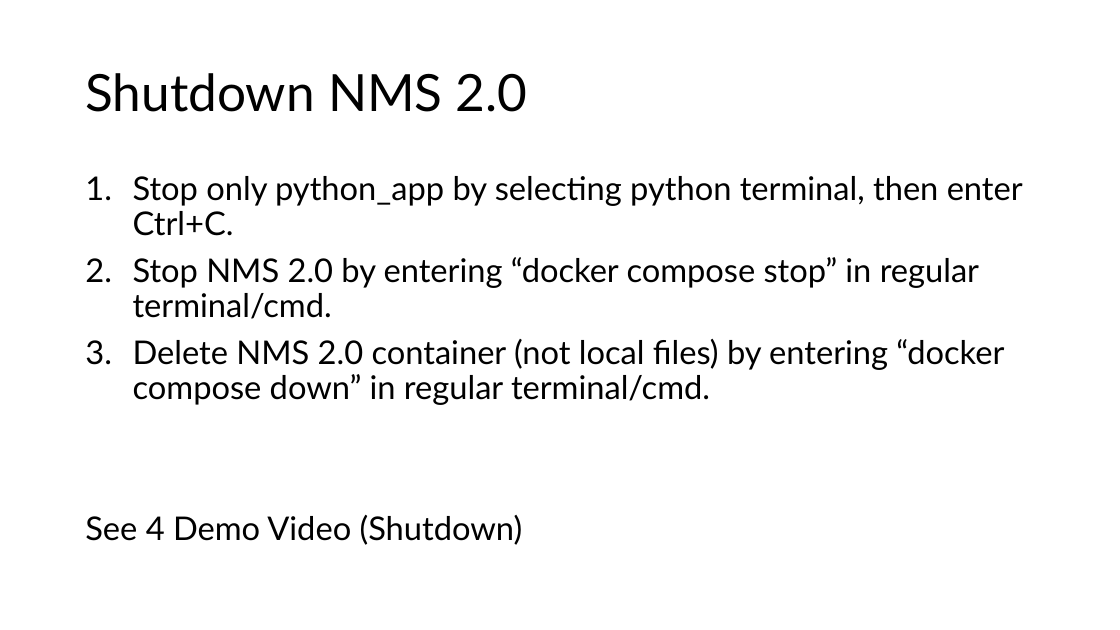
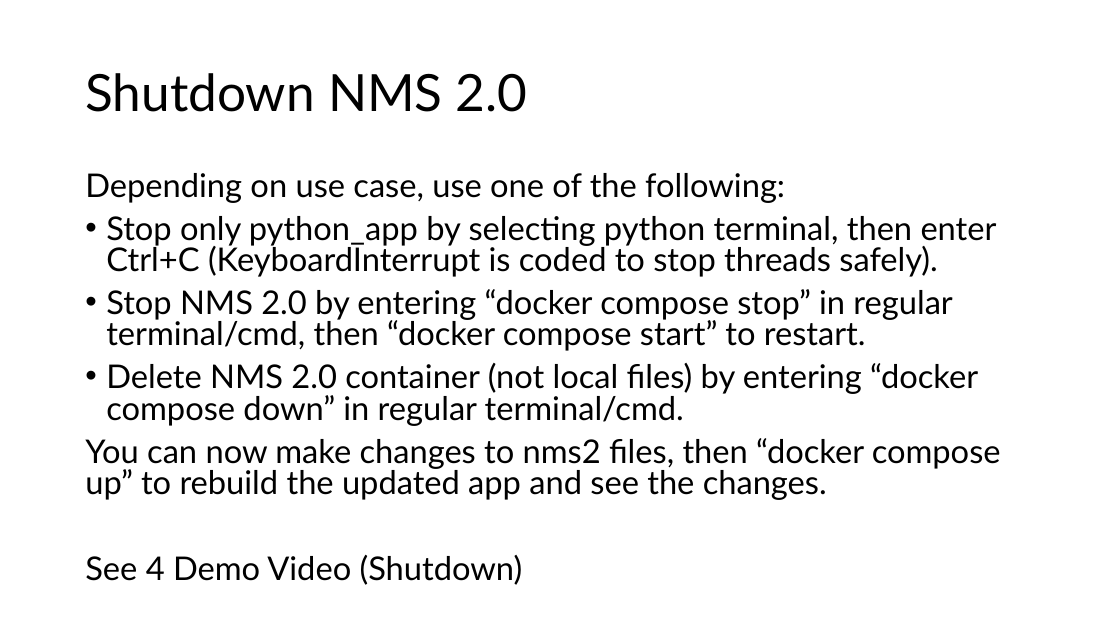
Before and after one commit to Farlwastaken/nms-2.0-v1.2.1, a slide deck: slide 13 of nms2/documentation/NMS 2.0 Documentation.pptx. Drawn at 1120x630 pixels with LibreOffice and Linux fonts; fonts in the diff are those of the drawing. Boxes give left, top, right and bottom in pixels: in the first picture for what was removed or moved away, otherwise in the second. Text is boxed around its words. In the diff, an @@ line names an element or a change of style, - is before the commit and + after.

```diff
--- a/nms2/documentation/NMS 2.0 Documentation.pptx
+++ b/nms2/documentation/NMS 2.0 Documentation.pptx
@@ text at (85,173,997,351): text changed @@
-1. Stop only python_app by selecting python terminal, then enter Ctrl+C.
-2. Stop NMS 2.0 by entering “docker compose stop” in regular terminal/cmd.
+Depending on use case, use one of the following:
+• Stop only python_app by selecting python terminal, then enter Ctrl+C (KeyboardInterrupt is coded to stop threads safely).
+• Stop NMS 2.0 by entering “docker compose stop” in regular terminal/cmd, then “docker compose start” to restart.
@@ text at (85,363,978,585): bullet 1. to •; line spacing 0.9 to 0.8 @@
@@ text at (85,438,1001,500): paragraph added @@
+You can now make changes to nms2 files, then “docker compose up” to rebuild the updated app and see the changes.
```
Also in this commit, not shown: 1 other slide changed, 1 other file.
